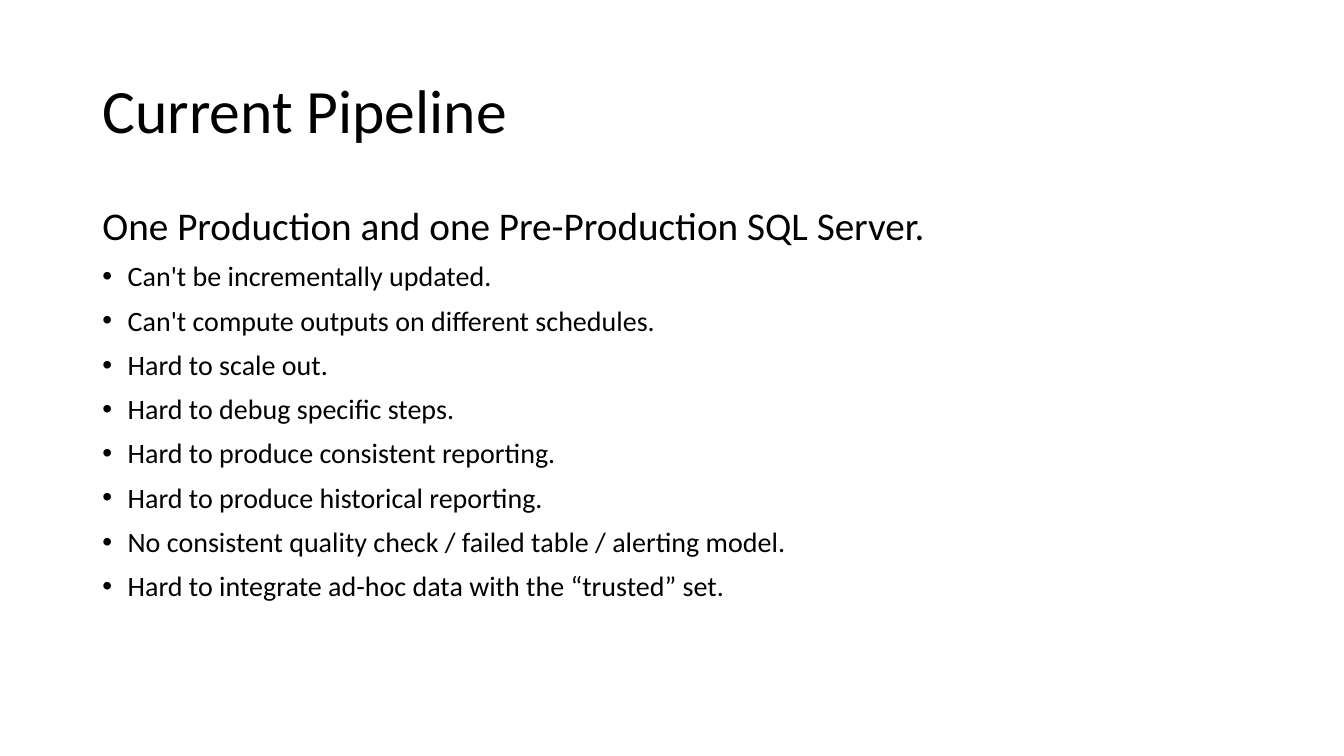
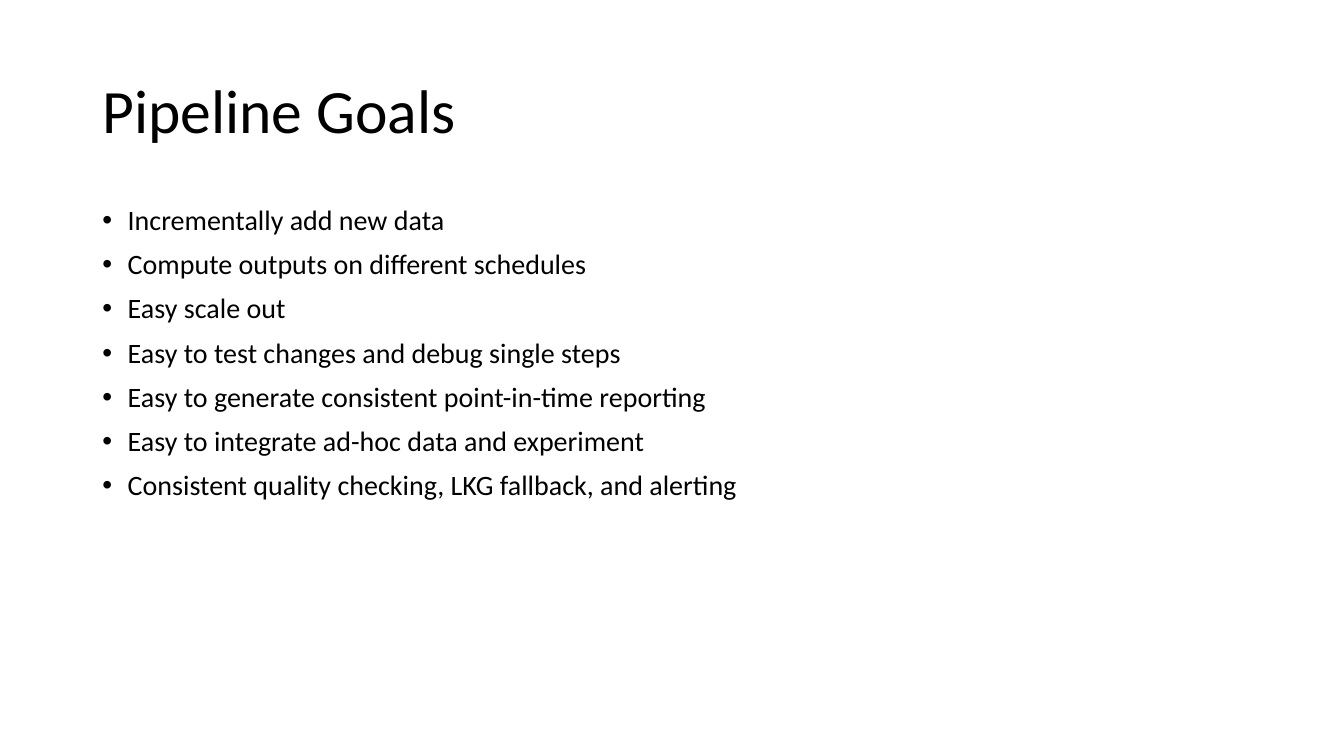
Before and after one commit to microsoft/elfie-arriba, a slide deck: slide 3 of XForm/XForm Demo.pptx. Drawn at 1344x756 pixels with LibreOffice and Linux fonts; fonts in the diff are those of the drawing. Boxes give left, top, right and bottom in pixels: in the first picture for what was removed or moved away, otherwise in the second. Text is boxed around its words. In the diff, an @@ line names an element or a change of style, - is before the commit and + after.

Commit message:
XForm: V0 integrated search site.

```diff
--- a/XForm/XForm Demo.pptx
+++ b/XForm/XForm Demo.pptx
@@ title at (102,90,455,143): text changed @@
-Current Pipeline
+Pipeline Goals
@@ text at (128,210,736,500): text changed @@
-One Production and one Pre-Production SQL Server.
-• Can't be incrementally updated.
-• Can't compute outputs on different schedules.
-• Hard to scale out.
-• Hard to debug specific steps.
-• Hard to produce consistent reporting.
-• Hard to produce historical reporting.
-• No consistent quality check / failed table / alerting model.
-• Hard to integrate ad-hoc data with the “trusted” set.
+• Incrementally add new data
+• Compute outputs on different schedules
+• Easy scale out
+• Easy to test changes and debug single steps
+• Easy to generate consistent point-in-time reporting
+• Easy to integrate ad-hoc data and experiment
+• Consistent quality checking, LKG fallback, and alerting
```
Also in this commit, not shown: 1 other slide changed, 7 other files.
